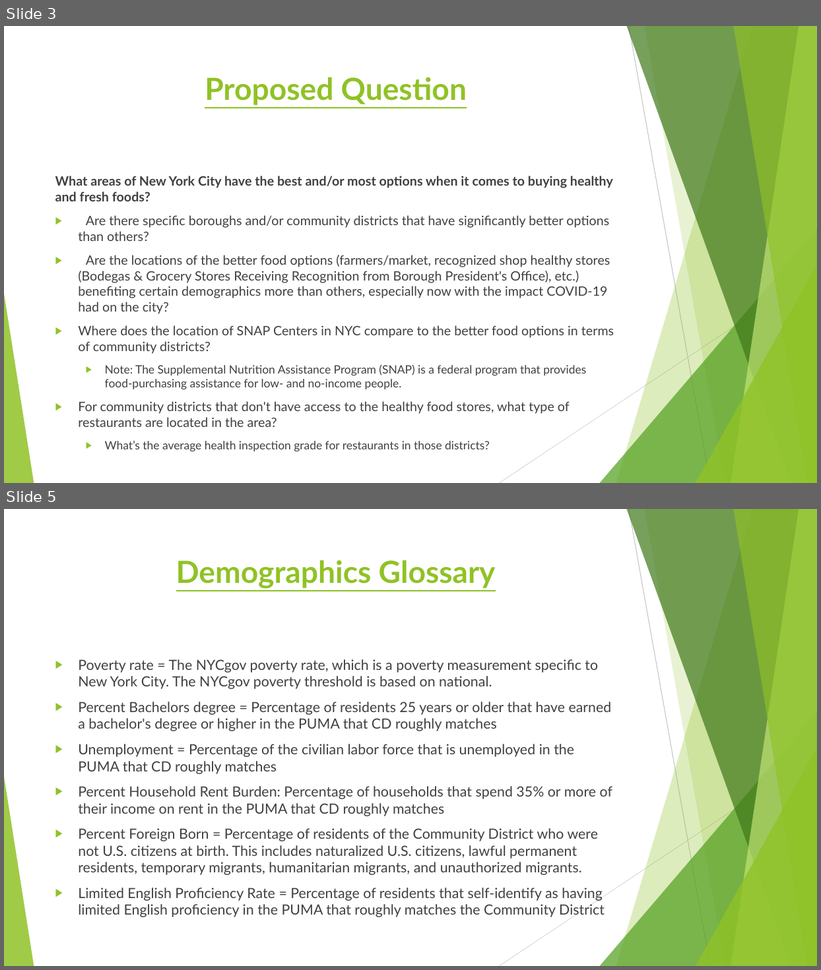
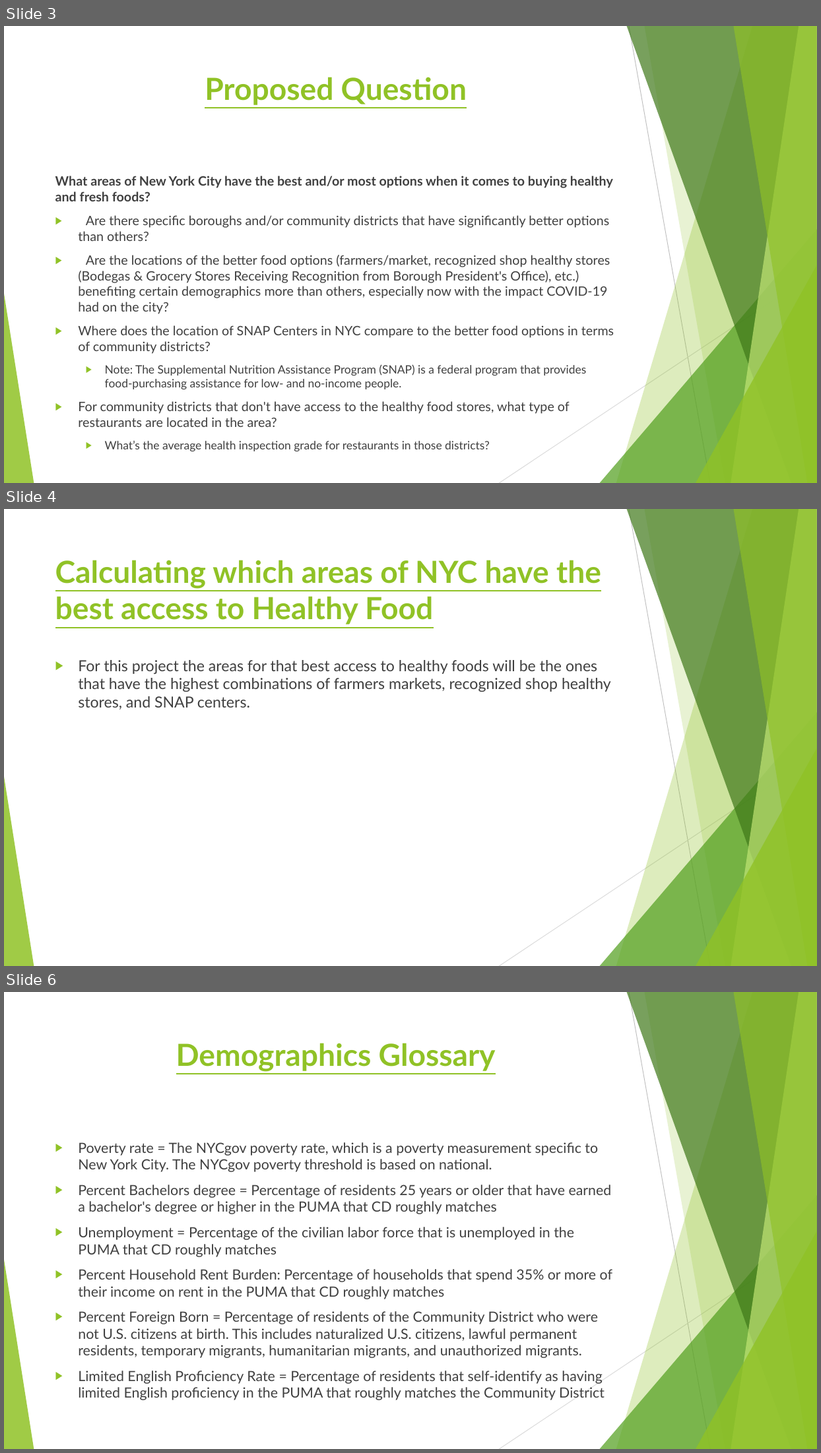
Before and after one commit to LJRollerII/NSS_Capstone_Project, a slide deck: presentation/Healthy_Food_Access_in_NYC.pptx. Shown one above the other, each under a label of ours: slides 3 and 5 before the commit, slides 3, 4 and 6 after it; the slides between them are not shown. The pictures are 821x970 and 821x1453 pixels, drawn with LibreOffice and Linux fonts; fonts in the diff are those of the drawing. Boxes give left, top, right and bottom in pixels: in the first picture for what was removed or moved away, otherwise in the second. Text is boxed around its words. In the diff, an @@ line names an element or a change of style, - is before the commit and + after.

```diff
--- a/presentation/Healthy_Food_Access_in_NYC.pptx
+++ b/presentation/Healthy_Food_Access_in_NYC.pptx
@@ slide 4 added at (x1=4, y1=509, x2=817, y2=966), background #FFFFFF; not listed: 10 template elements that a slide beside it also shows @@
@@ title added at (x1=55, y1=560, x2=601, y2=625), 36 pt, text #90C226, bold, underline @@
+Calculating which areas of NYC have the best access to Healthy Food
@@ text added at (x1=78, y1=660, x2=611, y2=710), 18 pt, text #404040 @@
+▶ For this project the areas for that best access to healthy foods will be the ones that have the highest combinations of farmers markets, recognized shop healthy stores, and SNAP centers.
@@ what was slide 5 is now slide 6 @@
```
Also in this commit, not shown: 1 slide changed, 1 other slide added, 1 slide removed.
